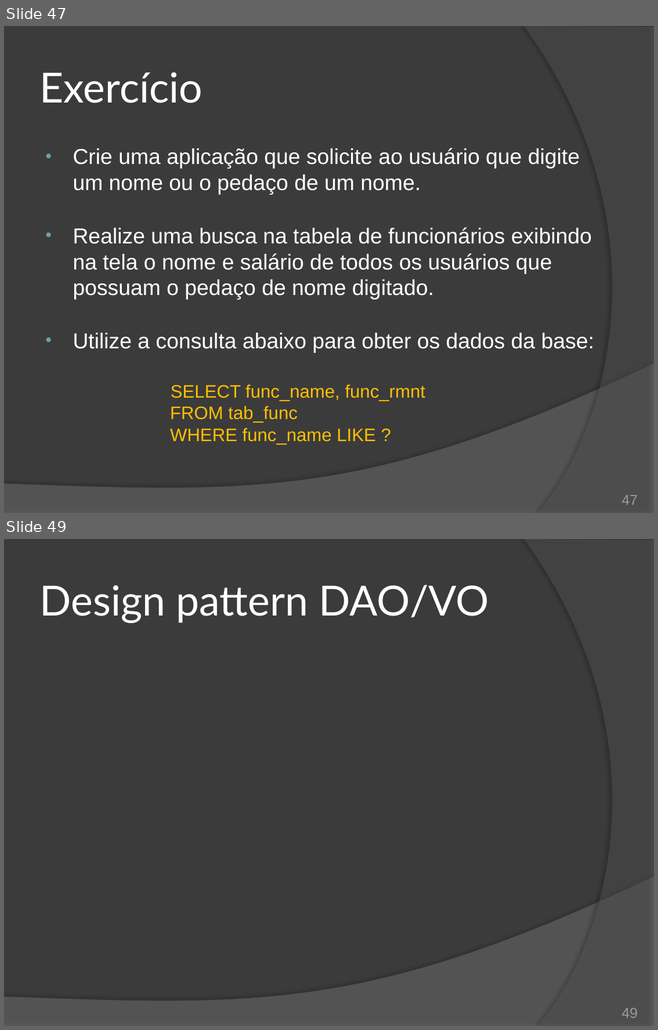
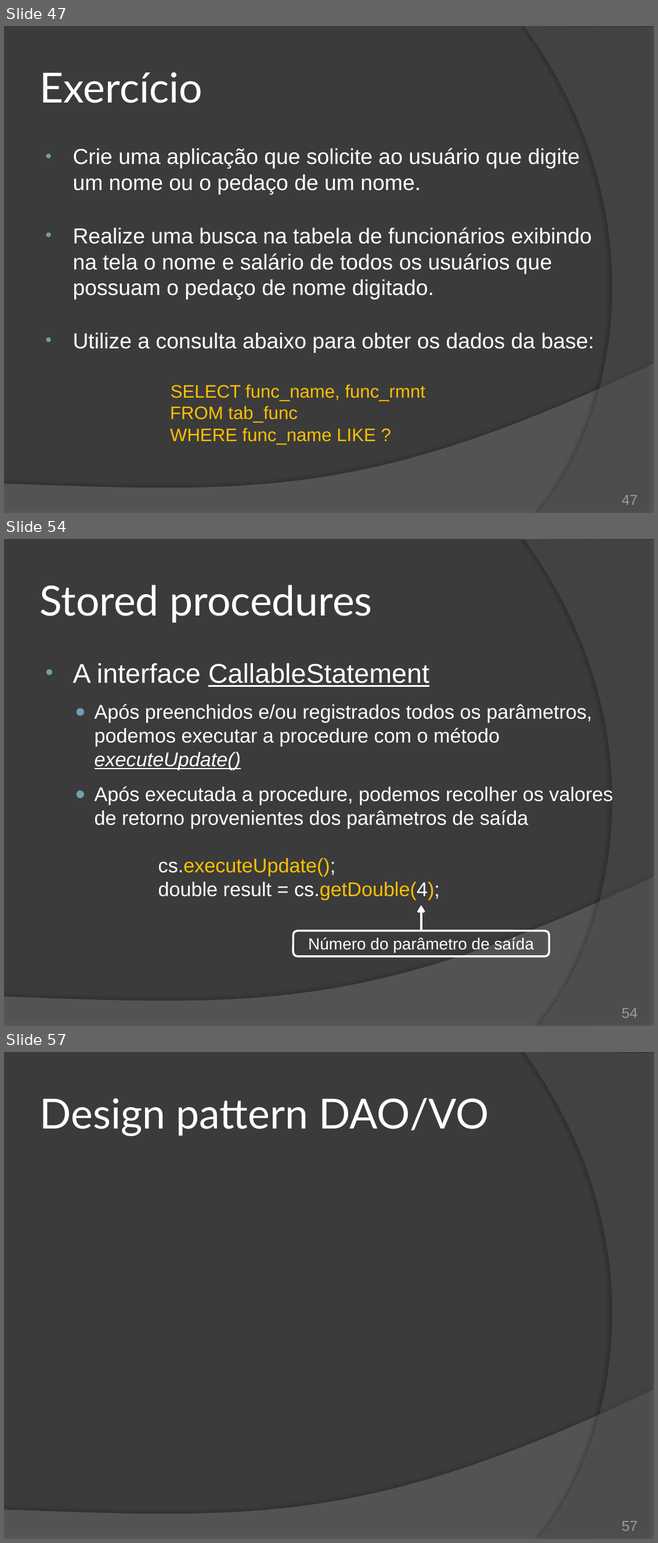
Before and after one commit to duchesqui/slzvieira-training, a slide deck: 2-Java-Programmer-Modulo-II/19.Capitulo11.pptx. Shown one above the other, each under a label of ours: slides 47 and 49 before the commit, slides 47, 54 and 57 after it; the slides between them are not shown. The pictures are 658x1030 and 658x1543 pixels, drawn with LibreOffice and Linux fonts; fonts in the diff are those of the drawing. Boxes give left, top, right and bottom in pixels: in the first picture for what was removed or moved away, otherwise in the second. Text is boxed around its words. In the diff, an @@ line names an element or a change of style, - is before the commit and + after.

Commit message:
JDBC: Stored Procedures

```diff
--- a/2-Java-Programmer-Modulo-II/19.Capitulo11.pptx
+++ b/2-Java-Programmer-Modulo-II/19.Capitulo11.pptx
@@ slide 54 added at (4, 539, 654, 1026), background #3B3B3B; not listed: 2 template elements that a slide beside it also shows @@
@@ title added at (40, 585, 372, 623), 46 pt, text #FFFFFF @@
+Stored procedures
@@ text added at (73, 663, 612, 900), 22 pt, text #FFFFFF @@
+• A interface CallableStatement
+  ● Após preenchidos e/ou registrados todos os parâmetros, podemos executar a procedure com o método executeUpdate()
+  ● Após executada a procedure, podemos recolher os valores de retorno provenientes dos parâmetros de saída
+cs.executeUpdate();
+double result = cs.getDouble(4);
@@ arrow added from (421, 931) to (421, 906), #FFFFFF 2.5 pt @@
@@ rounded rectangle added at (293, 931, 549, 956), outline #FFFFFF 2.25 pt, 18 pt, text #FFFFFF @@
+Número do parâmetro de saída
@@ page number added at (621, 1008, 637, 1018), 16 pt, text #9D9B9A @@
+54
@@ what was slide 49 is now slide 57 @@
@@ page number at (621, 1521, 637, 1531): text changed @@
-49
+57
```
Also in this commit, not shown: 1 slide changed, 7 other slides added, 1 other file.
